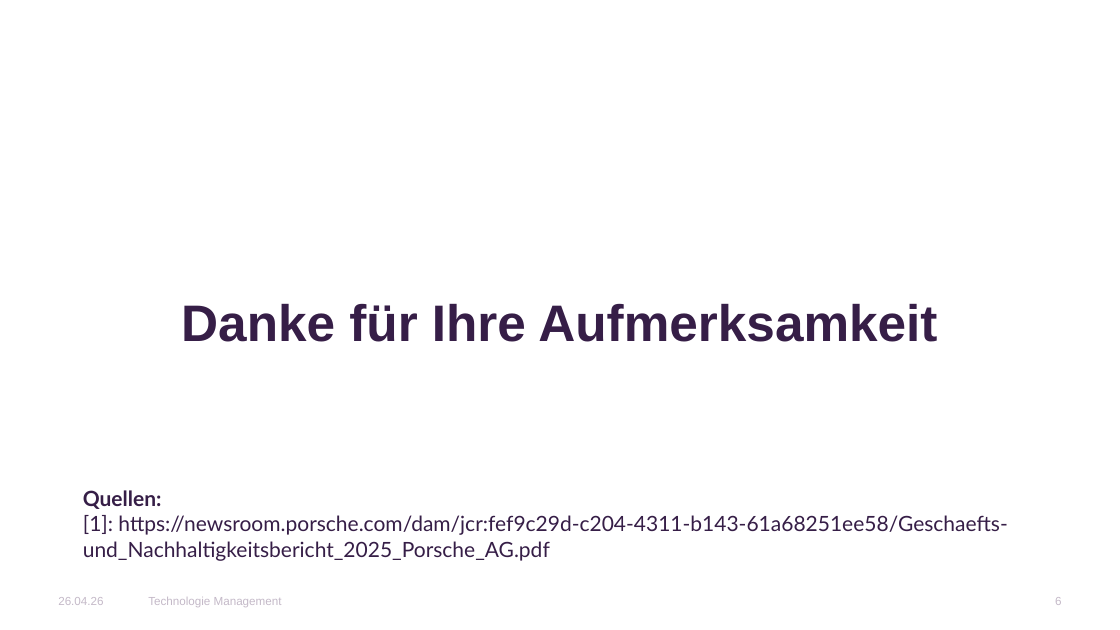
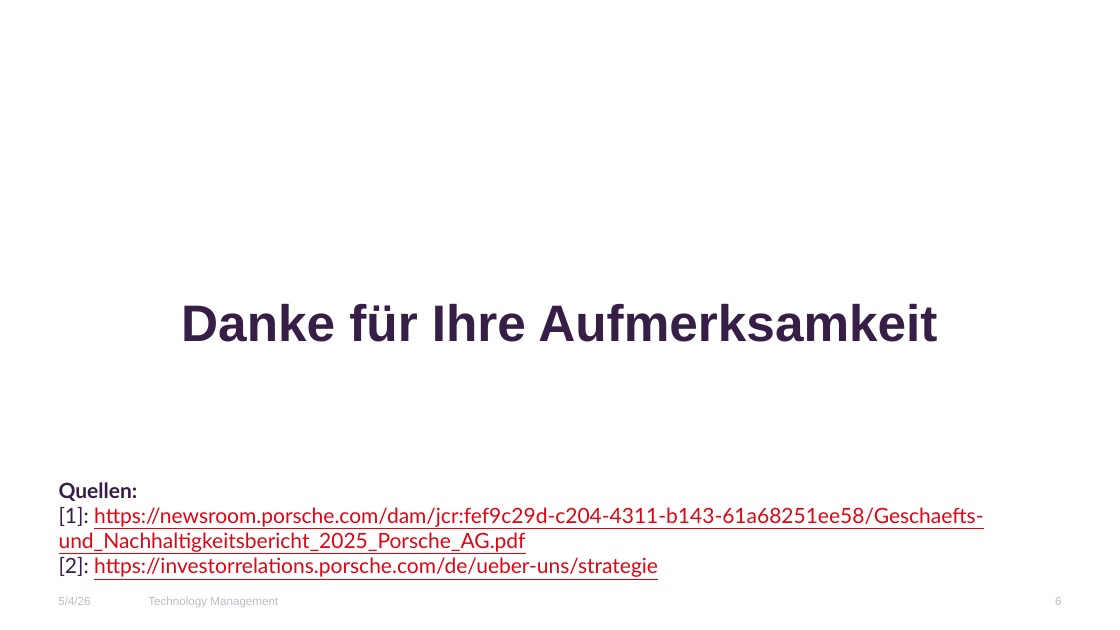
Before and after one commit to Erickk0/Master, a slide deck: slide 11 of 1. Semester/Technology Management/Praktikum/PorscheTechManagement1.pptx (slide 6 before the commit). Drawn at 1120x630 pixels with LibreOffice and Linux fonts; fonts in the diff are those of the drawing; background and template pictures are left out. Boxes give left, top, right and bottom in pixels: in the first picture for what was removed or moved away, otherwise in the second. Text is boxed around its words. In the diff, an @@ line names an element or a change of style, - is before the commit and + after.

```diff
--- a/1. Semester/Technology Management/Praktikum/PorscheTechManagement1.pptx
+++ b/1. Semester/Technology Management/Praktikum/PorscheTechManagement1.pptx
@@ text "Quellen:" moved from (x1=83, y1=490, x2=1007, y2=561) to (x1=59, y1=482, x2=983, y2=577) @@
@@ text at (x1=59, y1=507, x2=983, y2=552): text colour #361E47 to #E00514, underline on in "https://newsroom.porsche.com/dam/jcr:fef9c29d-c204-4311-b143 ..." @@
@@ text at (x1=59, y1=557, x2=658, y2=577): paragraph added @@
+[2]: https://investorrelations.porsche.com/de/ueber-uns/strategie
@@ text at (x1=58, y1=597, x2=90, y2=605): text changed @@
-26.04.26
+5/4/26
@@ text at (x1=148, y1=597, x2=278, y2=607): text changed @@
-Technologie Management
+Technology Management
```
Also in this commit, not shown: 5 other slides changed, 5 slides added, 3 other files.
